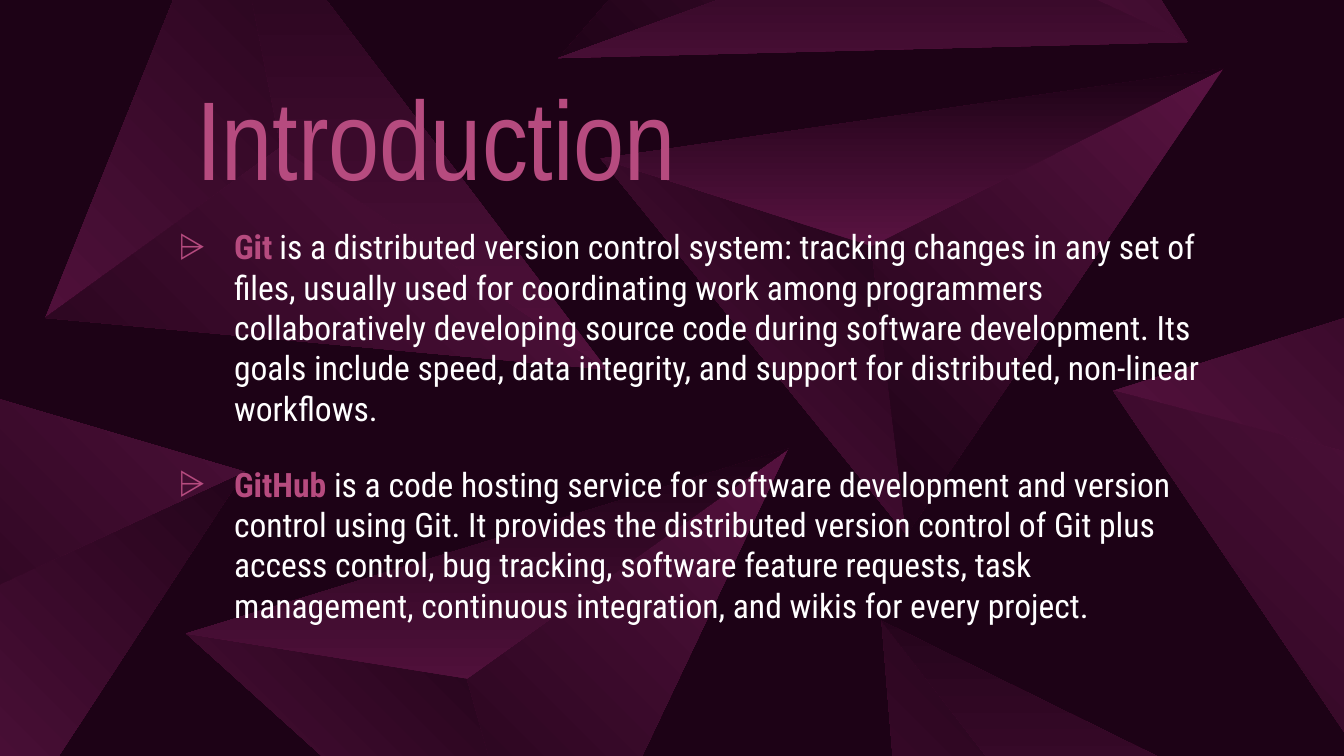
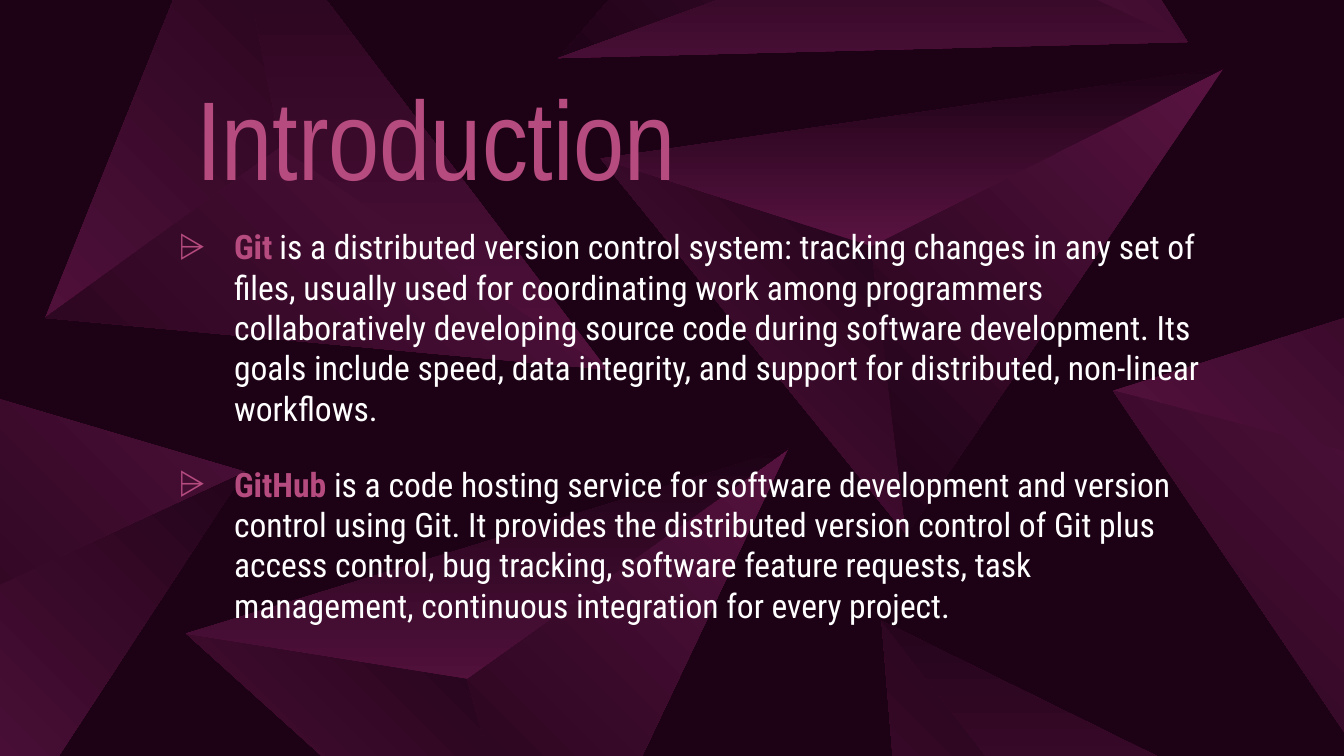
Before and after one commit to Abhisheknayak-programer/Semester, a slide deck: slide 4 of 7 Semester Seminar/Git and Github - Copy.pptx. Drawn at 1344x756 pixels with LibreOffice and Linux fonts; fonts in the diff are those of the drawing. Boxes give left, top, right and bottom in pixels: in the first picture for what was removed or moved away, otherwise in the second. Text is boxed around its words. In the diff, an @@ line names an element or a change of style, - is before the commit and + after.

Commit message:
PPT Updated

```diff
--- a/7 Semester Seminar/Git and Github - Copy.pptx
+++ b/7 Semester Seminar/Git and Github - Copy.pptx
@@ subtitle at box(234, 466, 1170, 625): text changed @@
-⩥ GitHub is a code hosting service for software development and version control using Git. It provides the distributed version control of Git plus access control, bug tracking, software feature requests, task management, continuous integration, and wikis for every project.
+⩥ GitHub is a code hosting service for software development and version control using Git. It provides the distributed version control of Git plus access control, bug tracking, software feature requests, task management, continuous integration for every project.
```
Also in this commit, not shown: 6 other slides changed, 1 other file.
